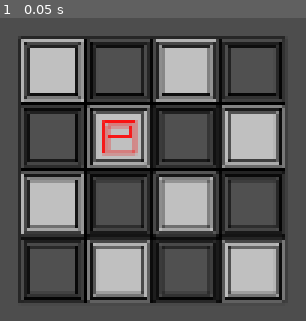
Above: before the commit, frame 1.
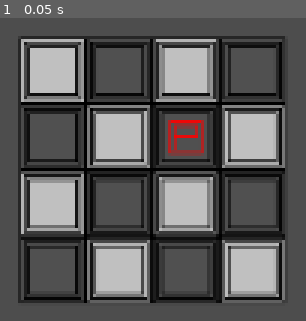
Above: after the commit, the same moment.

Repository: Crazyafk/daccadus-battle-sim
Game: Godot game, scene res://scenes/main.tscn
Two runs of this game, one before a commit and one after it. Both use one fixed random seed, a clock stepped at 60 frames per second and the inputs below.
Inputs:
- Up to frame 1 (0.05 s): no input

The runs differ from the first frame. In frame 1, 1.8% of the frame differs, in the area x 33-67%, y 33-46%.

Commit message:
add set_board_object_here()

Diff:
--- a/scenes/main.tscn
+++ b/scenes/main.tscn
@@ -34,6 +34,6 @@
 [node name="Player" type="Sprite2D" parent="."]
 top_level = true
 texture_filter = 1
+position = Vector2(66, 40)
 texture = ExtResource("2_gkwf2")
 centered = false
-offset = Vector2(40, 40)
--- a/scripts/map_array.gd
+++ b/scripts/map_array.gd
@@ -19,9 +19,8 @@
 	is_initiated = true
 
 	#Test Code
-	print(set_board_object(Vector2i(0,0), player))
-	print(set_board_object(Vector2i(0,0), null, true))
-	print(get_board_object(Vector2i(0,0)))
+	print(set_board_object_here(player, true))
+	print(get_board_object(Vector2i(1,1)))
 
 func _process(delta: float) -> void:
 	if Input.is_action_just_pressed("left_click"):
@@ -59,7 +58,7 @@
 
 # Set object on board, except returns false if not initiated or grid_pos invalid.
 # If allow_overwrite is false, also returns false if position is not empty.
-func set_board_object(grid_pos: Vector2i, object: Node2D, allow_overwrite : bool = false) -> bool:
+func set_board_object(object: Node2D, grid_pos: Vector2i, allow_overwrite : bool = false) -> bool:
 	if(!is_initiated or !grid_pos_valid(grid_pos)):
 		return false
 	elif(!allow_overwrite and get_board_object(grid_pos)):
@@ -67,3 +66,18 @@
 	else:
 		board[grid_pos.x][grid_pos.y] = object
 		return true
+
+# Sets given object to the grid position relevant for its global position.
+# Returns false if not initiated or if its global position is outside the grid.
+# If allow_overwrite is false, also returns false if position is not empty.
+# If reset_position is true, also sets the object's position using the offset.
+func set_board_object_here(object: Node2D, reset_position : bool = false,
+offset: Vector2 = default_offset, allow_overwrite : bool = false):
+	var grid_pos : Vector2i = get_grid_pos(object.global_position)
+	print(grid_pos)
+	if(!set_board_object(object, grid_pos, allow_overwrite)):
+		return false
+	else:
+		if(reset_position):
+			object.set_global_position(get_world_pos(grid_pos, offset))
+		return true
